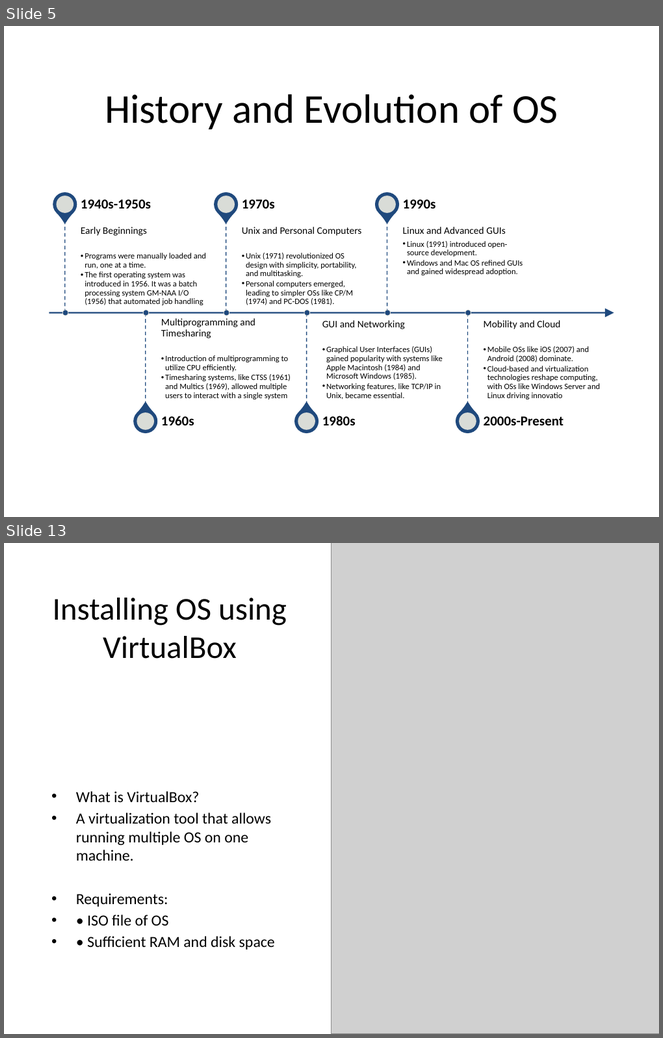
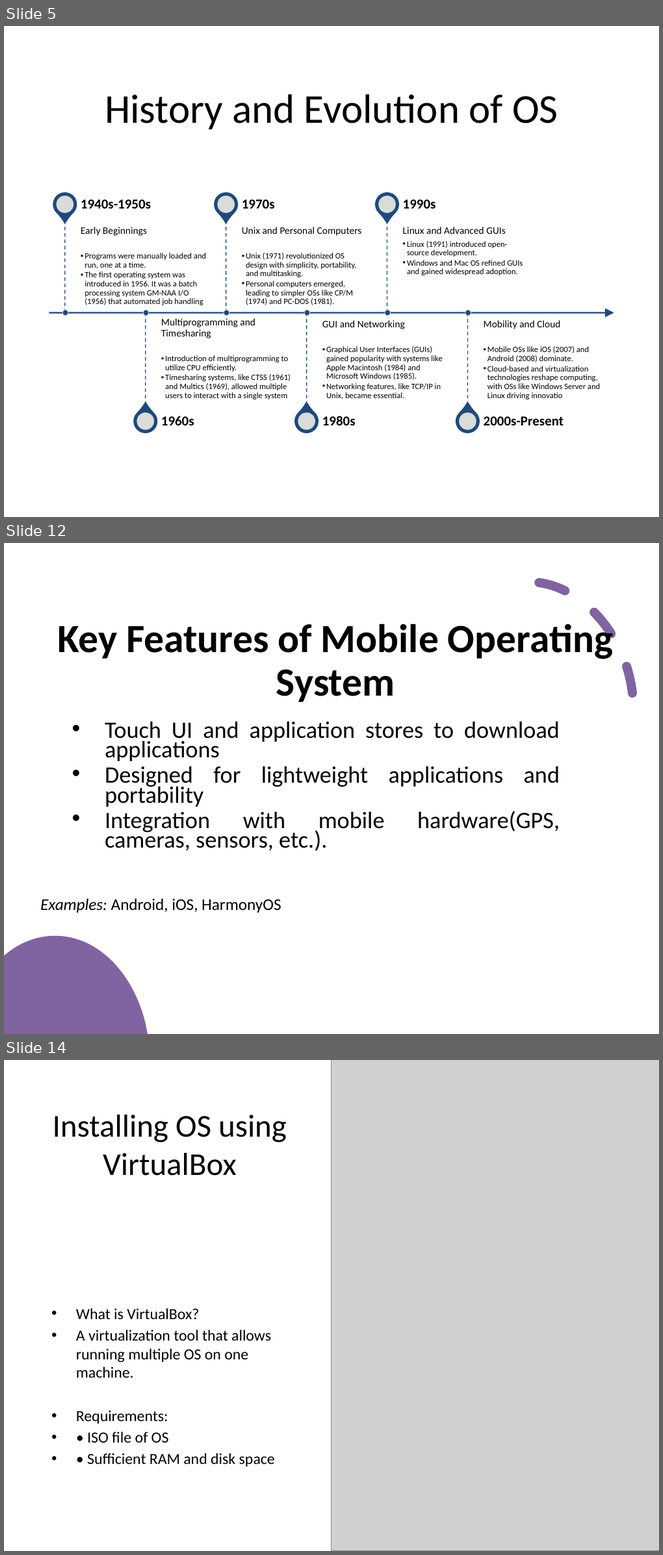
Before and after one commit to psuuc-jbgarcia/Object-Oriented-Programming-Lesson, a slide deck: Platform Technologies/Pre Lim/Week 1/Lecture/Chapter1_Introduction_to_OS.pptx. Shown one above the other, each under a label of ours: slides 5 and 13 before the commit, slides 5, 12 and 14 after it; the slides between them are not shown. The pictures are 663x1038 and 663x1555 pixels, drawn with LibreOffice and Linux fonts; fonts in the diff are those of the drawing; grey boxes stand for pictures. Boxes give left, top, right and bottom in pixels: in the first picture for what was removed or moved away, otherwise in the second. Text is boxed around its words. In the diff, an @@ line names an element or a change of style, - is before the commit and + after.

```diff
--- a/Platform Technologies/Pre Lim/Week 1/Lecture/Chapter1_Introduction_to_OS.pptx
+++ b/Platform Technologies/Pre Lim/Week 1/Lecture/Chapter1_Introduction_to_OS.pptx
@@ slide 12 added at (x1=4, y1=543, x2=659, y2=1034), background #FFFFFF @@
@@ arc (boxed as its full ellipse) added at (x1=431, y1=555, x2=659, y2=815), outline #8064A2 10 pt dashed @@
@@ title added at (x1=57, y1=619, x2=613, y2=702), 44 pt, text #000000, bold @@
+Key Features of Mobile Operating System
@@ text added at (x1=105, y1=721, x2=560, y2=851), 25.9 pt, text #000000 @@
+• Touch UI and application stores to download applications
+• Designed for lightweight applications and portability
+• Integration with mobile hardware(GPS, cameras, sensors, etc.).
@@ text added at (x1=40, y1=899, x2=281, y2=913), 18 pt, text #000000 @@
+Examples: Android, iOS, HarmonyOS
@@ freeform shape added at (x1=4, y1=936, x2=148, y2=1034), fill #8064A2 @@
@@ what was slide 13 is now slide 14 @@
```
Also in this commit, not shown: 1 slide changed, 6 other slides added, 6 slides removed, 2 other files.
